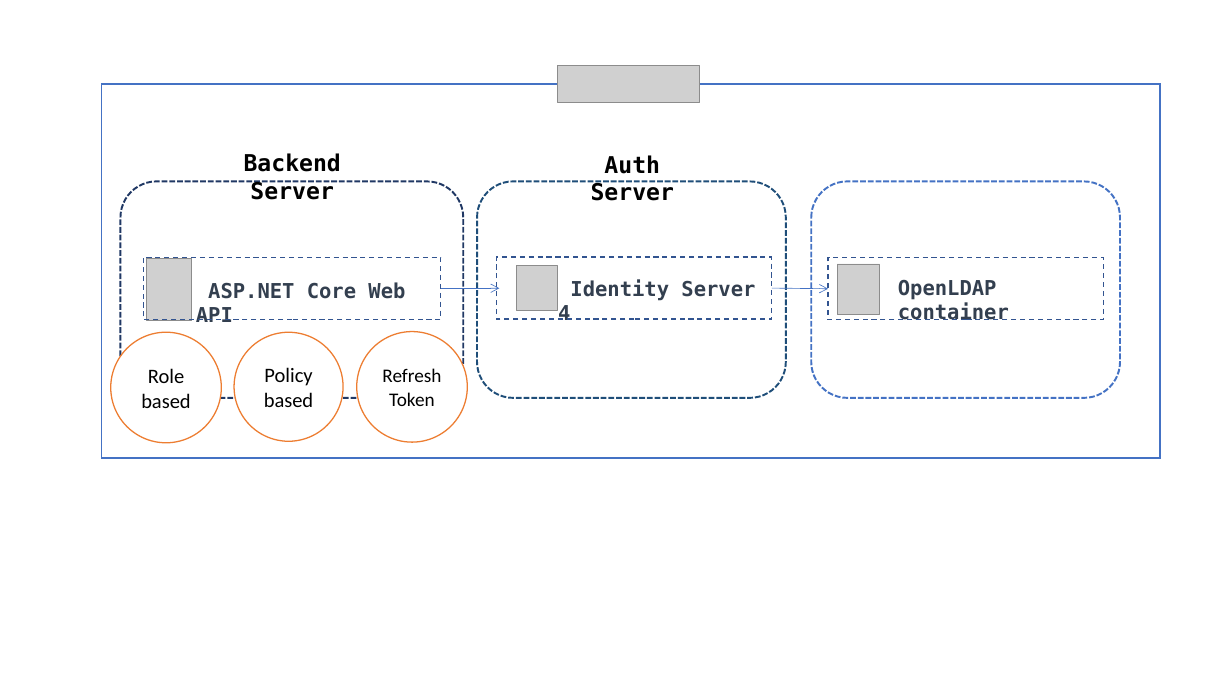
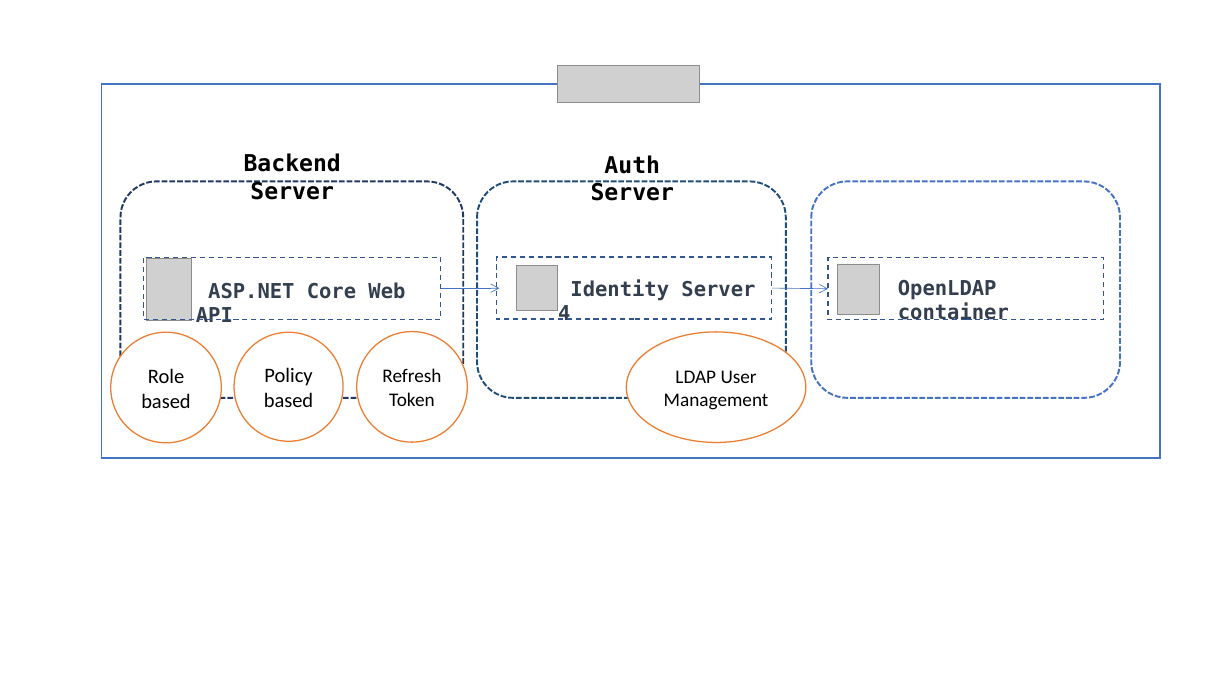
Before and after one commit to KarateJB/AspNetCore.IdentityServer4.Sample, a slide deck: slide 3 of doc/Architecture.pptx. Drawn at 1232x693 pixels with LibreOffice and Linux fonts; fonts in the diff are those of the drawing; grey boxes stand for pictures. Boxes give left, top, right and bottom in pixels: in the first picture for what was removed or moved away, otherwise in the second. Text is boxed around its words. In the diff, an @@ line names an element or a change of style, - is before the commit and + after.

```diff
--- a/doc/Architecture.pptx
+++ b/doc/Architecture.pptx
@@ ellipse added at [627, 332, 806, 443], fill #FFFFFF, outline #ED7D31 1 pt, 15 pt, text #000000 @@
+LDAP User Management
```
Also in this commit, not shown: 3 other files.
